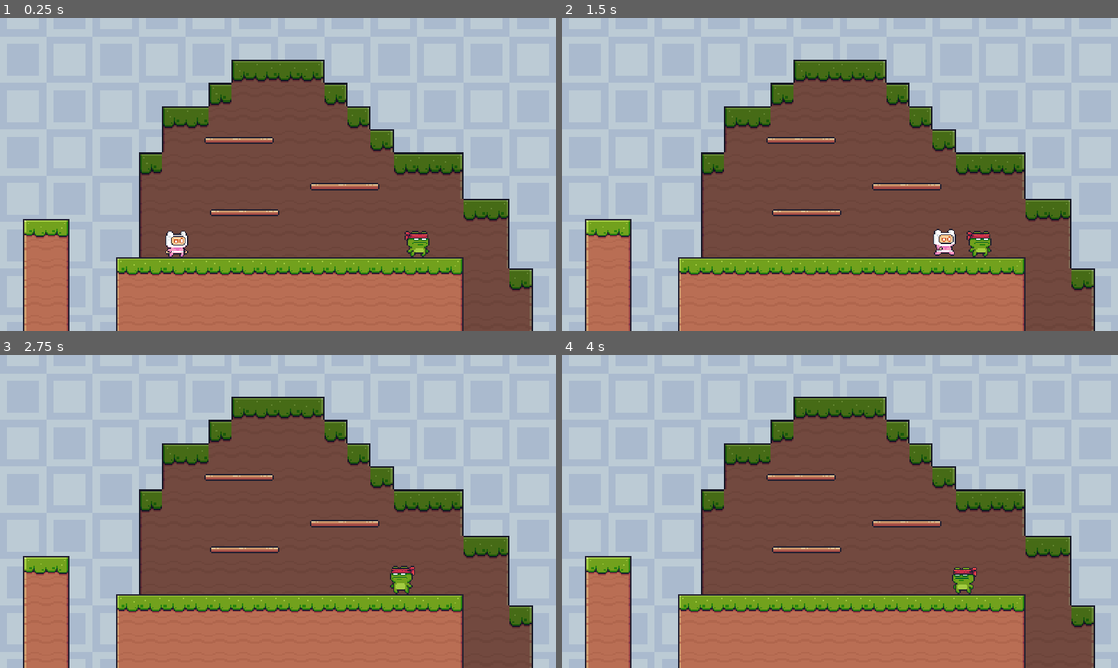
Above: before the commit, frames 1-4 (two rows, left to right).
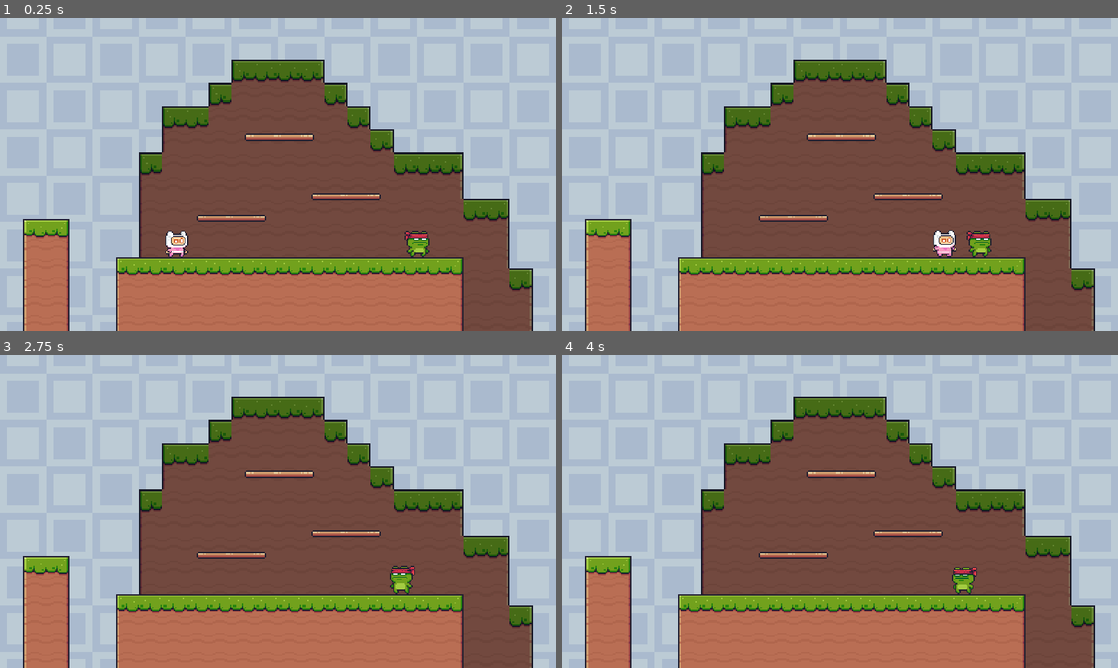
Above: after the commit, the same moments.

Repository: victorDigital/DDU2
Game: Godot game, scene res://Scenes/game.tscn
The game is run twice, just before and just after one commit, with the same random seed, the same clock (stepped at 60 frames per second) and the same inputs.
Inputs:
- Up to frame 1 (0.25 s): no input
- Up to frame 2 (1.5 s): hold D (player1_right) from 0.53 s (still down); tap Left (player2_left) at 0.6 s; tap W (player1_jump) at 0.77 s; tap Right (player2_right) at 1.35 s
- Up to frame 3 (2.75 s): tap W (player1_jump) at 1.52 s; release D (player1_right) at 2.03 s; hold A (player1_left) from 2.03 s (still down); tap Left (player2_left) at 2.1 s
- Up to frame 4 (4 s): release A (player1_left) at 2.78 s; hold D (player1_right) from 2.78 s (still down); tap Right (player2_right) at 2.85 s; tap W (player1_jump) at 3.02, 3.77 s; tap Left (player2_left) at 3.6 s

The runs differ from the first frame. In frame 1, 1.5% of the frame differs, in the area x 35-69%, y 36-66%; in frame 2, 1.7%, in the area x 35-71%, y 36-77%; in frame 3, 1.5%; in frame 4, 1.5%.

Commit message:
bridge collision fix

Diff:
--- a/Scenes/bridge.tscn
+++ b/Scenes/bridge.tscn
@@ -1,7 +1,6 @@
-[gd_scene load_steps=6 format=3 uid="uid://b3wdqs28hf1oq"]
+[gd_scene load_steps=5 format=3 uid="uid://b3wdqs28hf1oq"]
 
 [ext_resource type="Texture2D" uid="uid://twkkb3ivokca" path="res://Assets/Pixel/Terrain/Terrain (16x16).png" id="1_5usoa"]
-[ext_resource type="Script" path="res://Scripts/bridge.gd" id="1_gx7b5"]
 
 [sub_resource type="TileSetAtlasSource" id="TileSetAtlasSource_p6hkp"]
 texture = ExtResource("1_5usoa")
@@ -36,7 +35,6 @@
 13:1/0 = 0
 14:1/0 = 0
 15:1/0 = 0
-17:1/0 = 0
 18:1/0 = 0
 19:1/0 = 0
 0:2/0 = 0
@@ -149,6 +147,8 @@
 18:10/0 = 0
 19:10/0 = 0
 20:10/0 = 0
+17:1/next_alternative_id = 2
+17:1/0 = 0
 
 [sub_resource type="TileSet" id="TileSet_2h23p"]
 sources/0 = SubResource("TileSetAtlasSource_p6hkp")
@@ -156,8 +156,8 @@
 [sub_resource type="RectangleShape2D" id="RectangleShape2D_xvo7x"]
 size = Vector2(4.99645, 48.0014)
 
-[node name="Bridge" type="Area2D"]
-script = ExtResource("1_gx7b5")
+[node name="Bridge" type="StaticBody2D"]
+collision_mask = 2
 
 [node name="TileMapLayer" type="TileMapLayer" parent="."]
 tile_map_data = PackedByteArray(0, 0, 255, 255, 255, 255, 0, 0, 17, 0, 1, 0, 0, 0, 0, 0, 255, 255, 0, 0, 18, 0, 1, 0, 0, 0, 1, 0, 255, 255, 0, 0, 19, 0, 1, 0, 0, 0)
@@ -167,3 +167,4 @@
 position = Vector2(8.00106, -13.4982)
 rotation = 1.57009
 shape = SubResource("RectangleShape2D_xvo7x")
+one_way_collision_margin = 10.2
--- a/Scenes/game.tscn
+++ b/Scenes/game.tscn
@@ -357,10 +357,10 @@
 3:1/0 = 0
 4:1/0 = 0
 6:1/0 = 0
-6:1/0/physics_layer_0/polygon_0/points = PackedVector2Array(-8, -8, -8, 8, 8, 8, 8, -8)
+6:1/0/physics_layer_0/polygon_0/points = PackedVector2Array(-8, -8, 8, -8, 8, 8, -8, 8)
 7:1/0 = 0
 8:1/0 = 0
-8:1/0/physics_layer_0/polygon_0/points = PackedVector2Array(-8, 8, 8, 8, 8, -8, -8, -8)
+8:1/0/physics_layer_0/polygon_0/points = PackedVector2Array(-8, -8, 8, -8, 8, 8, -8, 8)
 9:1/0 = 0
 10:1/0 = 0
 12:1/0 = 0
@@ -368,17 +368,20 @@
 14:1/0 = 0
 15:1/0 = 0
 17:1/0 = 0
+17:1/0/physics_layer_0/polygon_0/points = PackedVector2Array(-8, -8, 8, -8, 8, 8, -8, 8)
 18:1/0 = 0
+18:1/0/physics_layer_0/polygon_0/points = PackedVector2Array(-8, -8, 8, -8, 8, 8, -8, 8)
 19:1/0 = 0
+19:1/0/physics_layer_0/polygon_0/points = PackedVector2Array(-8, -8, 8, -8, 8, 8, -8, 8)
 0:2/0 = 0
 1:2/0 = 0
 2:2/0 = 0
 6:2/0 = 0
-6:2/0/physics_layer_0/polygon_0/points = PackedVector2Array(-8, -8, -8, 8, 8, 8, 8, -8)
+6:2/0/physics_layer_0/polygon_0/points = PackedVector2Array(-8, -8, 8, -8, 8, 8, -8, 8)
 7:2/0 = 0
 7:2/0/physics_layer_0/polygon_0/points = PackedVector2Array(-8, -8, -8, 8, 8, 8, 8, -8)
 8:2/0 = 0
-8:2/0/physics_layer_0/polygon_0/points = PackedVector2Array(-8, 8, 8, 8, 8, -8, -8, -8)
+8:2/0/physics_layer_0/polygon_0/points = PackedVector2Array(-8, -8, 8, -8, 8, 8, -8, 8)
 13:2/0 = 0
 14:2/0 = 0
 15:2/0 = 0
@@ -524,7 +527,7 @@
 [node name="player_1" parent="." instance=ExtResource("1_j67ix")]
 position = Vector2(-70, 24)
 scale = Vector2(1.5, 1.5)
-collision_layer = 2
+collision_mask = 3
 script = ExtResource("2_66lh6")
 
 [node name="Camera2D" type="Camera2D" parent="."]
@@ -534,6 +537,7 @@
 [node name="player_2" parent="." instance=ExtResource("2_xdjhh")]
 position = Vector2(96, 21)
 scale = Vector2(1.5, 1.5)
+collision_mask = 3
 script = ExtResource("3_tvpur")
 
 [node name="TileMap" type="TileMapLayer" parent="."]
@@ -544,13 +548,10 @@
 tile_set = SubResource("TileSet_4m7c0")
 
 [node name="Bridge" parent="." instance=ExtResource("8_ed4gb")]
-position = Vector2(-31, 23)
-collision_mask = 2
+position = Vector2(-40, 27)
 
 [node name="Bridge2" parent="." instance=ExtResource("8_ed4gb")]
-position = Vector2(38, 5)
-collision_mask = 2
+position = Vector2(-7, -29)
 
 [node name="Bridge3" parent="." instance=ExtResource("8_ed4gb")]
-position = Vector2(-35, -27)
-collision_mask = 2
+position = Vector2(39, 12)
--- a/Scenes/player_1.tscn
+++ b/Scenes/player_1.tscn
@@ -208,6 +208,7 @@
 size = Vector2(10, 12.5)
 
 [node name="player_1" type="CharacterBody2D"]
+collision_layer = 2
 
 [node name="AnimatedSprite2D" type="AnimatedSprite2D" parent="."]
 scale = Vector2(0.5, 0.499)
--- a/Scenes/player_2.tscn
+++ b/Scenes/player_2.tscn
@@ -204,6 +204,7 @@
 size = Vector2(10, 12)
 
 [node name="player_2" type="CharacterBody2D"]
+collision_layer = 2
 
 [node name="AnimatedSprite2D" type="AnimatedSprite2D" parent="."]
 position = Vector2(-1.00974e-28, -3.55271e-15)
--- a/Scripts/bridge.gd
+++ /dev/null
@@ -1 +0,0 @@
-extends Area2D
--- a/project.godot
+++ b/project.godot
@@ -56,6 +56,11 @@
 ]
 }
 
+[layer_names]
+
+2d_physics/layer_1="Environment"
+2d_physics/layer_2="Players"
+
 [rendering]
 
 textures/canvas_textures/default_texture_filter=0
